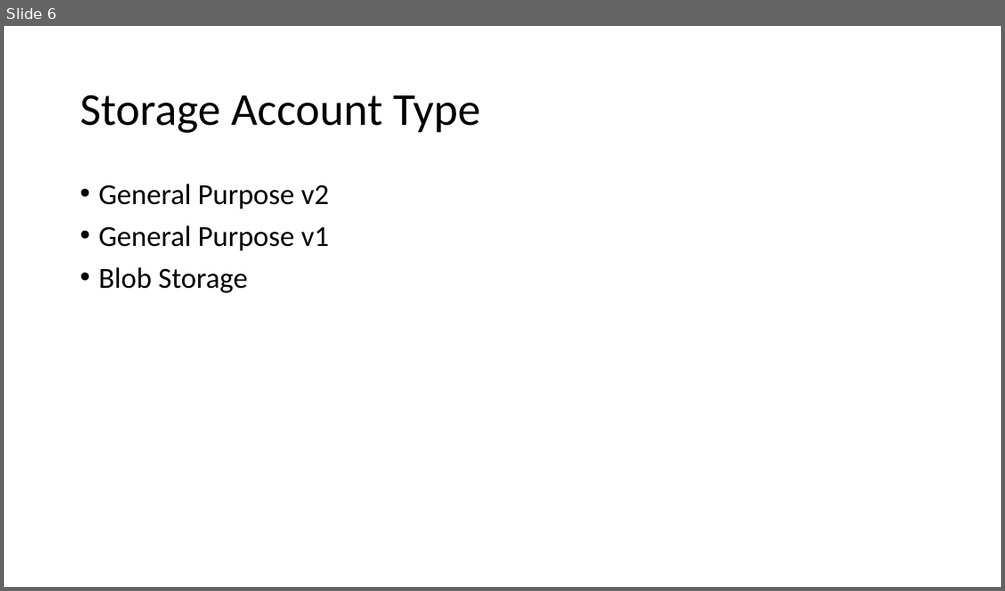
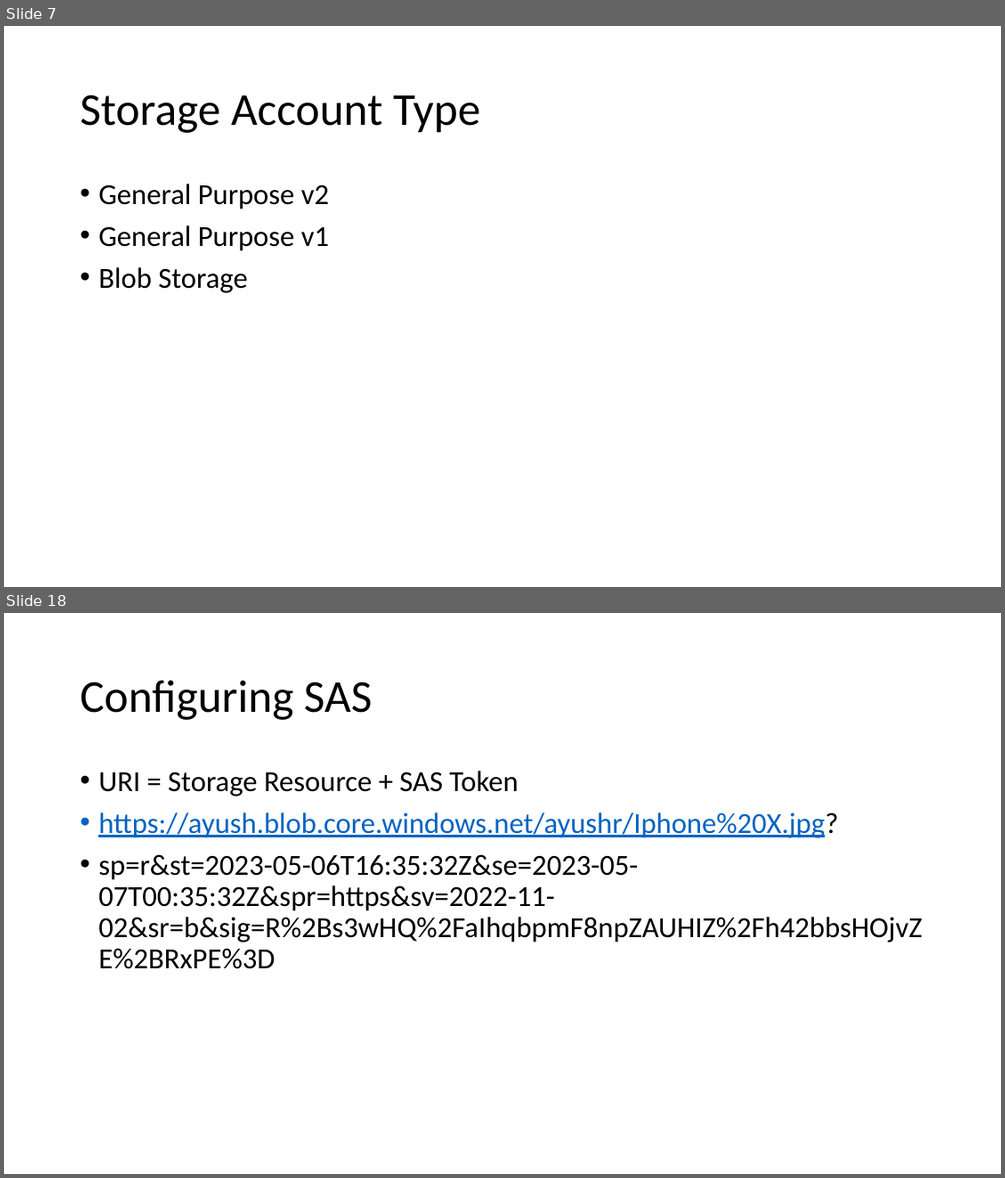
Before and after one commit to Anwarthajudeen/09Sep-AZ104, a slide deck: Azure Storage.pptx. Shown one above the other, each under a label of ours: slide 6 before the commit, slides 7 and 18 after it; the slides between them are not shown. The pictures are 1005x591 and 1005x1178 pixels, drawn with LibreOffice and Linux fonts; fonts in the diff are those of the drawing. Boxes give left, top, right and bottom in pixels: in the first picture for what was removed or moved away, otherwise in the second. Text is boxed around its words. In the diff, an @@ line names an element or a change of style, - is before the commit and + after.

```diff
--- a/Azure Storage.pptx
+++ b/Azure Storage.pptx
@@ slide 18 added at <box>4,613,1001,1174</box>, background #FFFFFF @@
@@ title added at <box>80,680,372,720</box>, 44 pt, text #000000 @@
+Configuring SAS
@@ text added at <box>98,771,922,969</box>, 28 pt, text #000000 @@
+• URI = Storage Resource + SAS Token
+• https://ayush.blob.core.windows.net/ayushr/Iphone%20X.jpg?
+• sp=r&st=2023-05-06T16:35:32Z&se=2023-05-07T00:35:32Z&spr=https&sv=2022-11-02&sr=b&sig=R%2Bs3wHQ%2FaIhqbpmF8npZAUHIZ%2Fh42bbsHOjvZE%2BRxPE%3D
@@ what was slide 6 is now slide 7 @@
```
Also in this commit, not shown: 17 other slides added.
